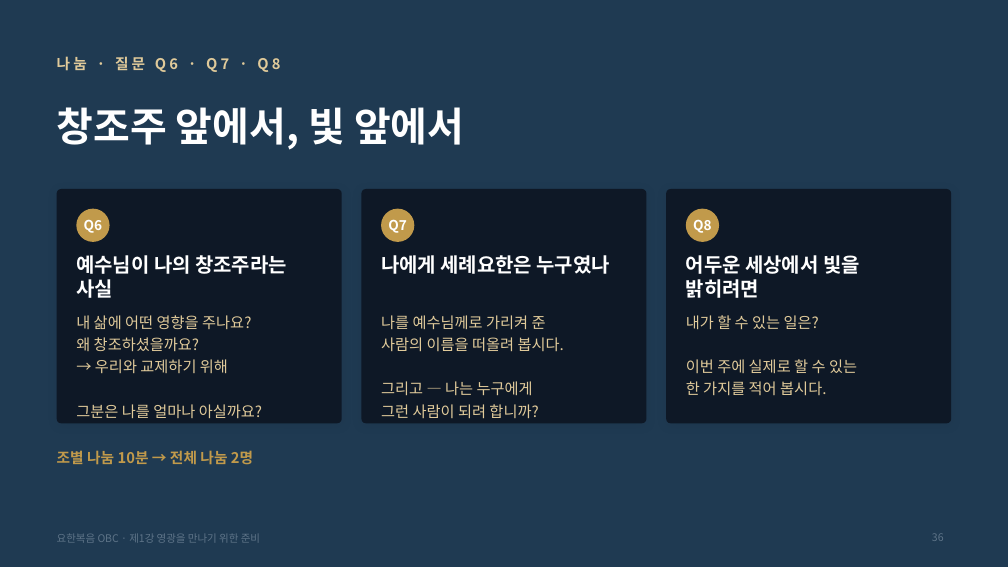
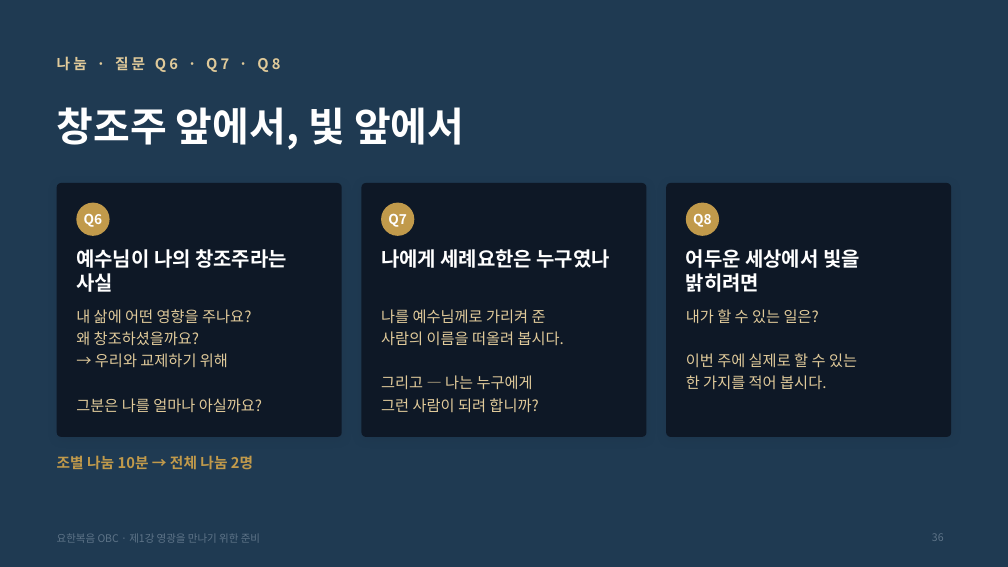
Before and after one commit to mio-modu/bible_GospelofJohn, a slide deck: slide 36 of dist/요한복음_1강_영광을_만나기_위한_준비.pptx. Drawn at 1008x567 pixels with LibreOffice and Linux fonts; fonts in the diff are those of the drawing. Boxes give left, top, right and bottom in pixels: in the first picture for what was removed or moved away, otherwise in the second. Text is boxed around its words. In the diff, an @@ line names an element or a change of style, - is before the commit and + after.

```diff
--- a/dist/요한복음_1강_영광을_만나기_위한_준비.pptx
+++ b/dist/요한복음_1강_영광을_만나기_위한_준비.pptx
@@ rounded rectangle: place and size @@
-rounded rectangle at box(57, 189, 342, 423)
+rounded rectangle at box(57, 183, 342, 437)
@@ rounded rectangle: place and size @@
-rounded rectangle at box(361, 189, 647, 423)
+rounded rectangle at box(361, 183, 647, 437)
@@ proportions changed in 3 elements at box(57, 183, 342, 437), box(361, 183, 647, 437), box(666, 183, 951, 437) @@
@@ rounded rectangle: place and size @@
-rounded rectangle at box(666, 189, 951, 423)
+rounded rectangle at box(666, 183, 951, 437)
@@ 6 texts, 3 ellipses: place and size @@
-6 texts, 3 ellipses at box(76, 209, 860, 298)
+6 texts, 3 ellipses at box(76, 203, 860, 292)
@@ text "내 삶에 어떤 영향을 주나요?": place and size @@
-text "내 삶에 어떤 영향을 주나요?" at box(76, 315, 262, 418)
+text "내 삶에 어떤 영향을 주나요?" at box(76, 309, 262, 412)
@@ text "나를 예수님께로 가리켜 준": place and size @@
-text "나를 예수님께로 가리켜 준" at box(381, 315, 564, 419)
+text "나를 예수님께로 가리켜 준" at box(381, 309, 564, 413)
@@ text "내가 할 수 있는 일은?": place and size @@
-text "내가 할 수 있는 일은?" at box(686, 315, 857, 396)
+text "내가 할 수 있는 일은?" at box(686, 309, 857, 390)
@@ text "조별 나눔 10분 → 전체 ...": place and size @@
-text "조별 나눔 10분 → 전체 ..." at box(57, 450, 253, 465)
+text "조별 나눔 10분 → 전체 ..." at box(57, 455, 253, 470)
```
Also in this commit, not shown: 11 other slides changed, 6 other files.
